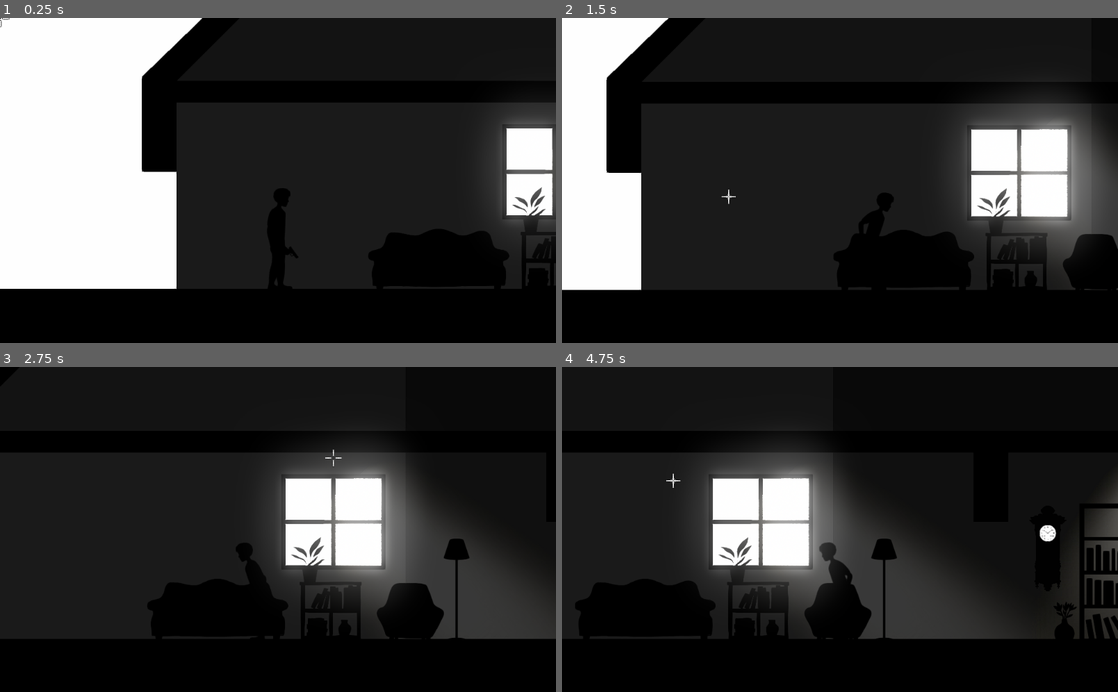
Above: before the commit, frames 1-4 (two rows, left to right).
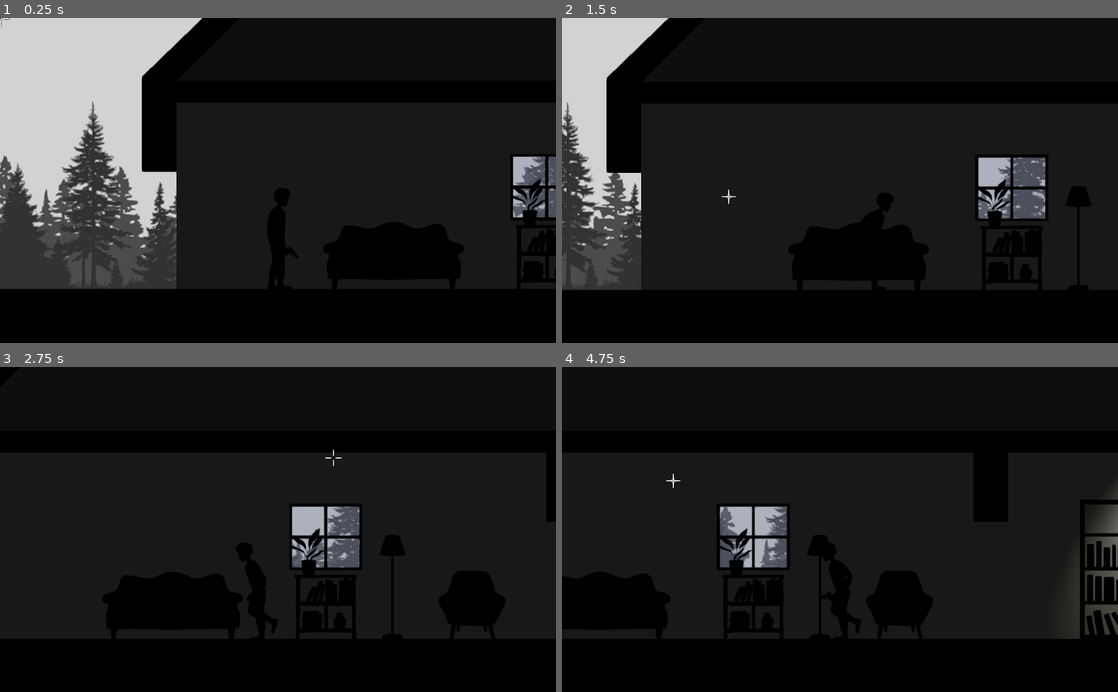
Above: after the commit, the same moments.

Repository: endcrs/COMA
Game: Godot game, scene res://levels/level1/level1.tscn
The game is run twice, just before and just after one commit, with the same random seed, the same clock (stepped at 60 frames per second) and the same inputs.
Inputs (mouse positions are in pixels of both pictures, inside the frame that each line leads up to):
- Up to frame 1 (0.25 s): no input
- Up to frame 2 (1.5 s): move the mouse to (962, 164) at 0.52 s; hold Right (ui_right) from 0.53 s (still down); move the mouse to (728, 196) at 1.27 s
- Up to frame 3 (2.75 s): move the mouse to (333, 458) at 2.02 s; release Right (ui_right) at 2.03 s; hold Left (ui_left) from 2.03 s (still down)
- Up to frame 4 (4.75 s): move the mouse to (812, 594) at 2.77 s; release Left (ui_left) at 2.78 s; hold Right (ui_right) 2.78-4.28 s; move the mouse to (1006, 578) at 3.52 s; move the mouse to (673, 480) at 4.27 s; hold Left (ui_left) from 4.28 s (still down)

The runs differ from the first frame. In frame 1, 30% of the frame differs, in the area x 0-100%, y 0-84%; in frame 2, 23%; in frame 3, 17%; in frame 4, 17%.

Commit message:
Background scenary level 1

Diff:
--- a/GAME/levels/level1/level1.tscn
+++ b/GAME/levels/level1/level1.tscn
@@ -7,6 +7,7 @@
 [ext_resource path="res://light/sprite/light square.jpg" type="Texture" id=5]
 [ext_resource path="res://images/cursor/cursor.tscn" type="PackedScene" id=6]
 [ext_resource path="res://objects/window/window.tscn" type="PackedScene" id=7]
+[ext_resource path="res://levels/level1/sprites/5.png" type="Texture" id=8]
 
 [sub_resource type="RectangleShape2D" id=1]
 extents = Vector2( 3296, 44 )
@@ -26,9 +27,9 @@
 [node name="InsideWall" type="Polygon2D" parent="."]
 position = Vector2( -174, -594 )
 scale = Vector2( 2.56863, 2.14205 )
-color = Color( 0.0392157, 0.0392157, 0.0392157, 1 )
+color = Color( 0.0588235, 0.0588235, 0.0588235, 1 )
 texture_scale = Vector2( 0.314, 1.956 )
-polygon = PoolVector2Array( 491.313, 337.06, 491.313, 516.328, 1886.61, 516.328, 1886.61, 337.06, 1811.86, 247.427, 566.061, 247.427 )
+polygon = PoolVector2Array( 491.313, 337.06, 491.313, 516.328, 731.129, 516.328, 731.129, 400.551, 782.518, 400.551, 782.518, 456.572, 731.129, 456.572, 731.129, 516.328, 1654.58, 516.328, 1654.58, 396.816, 1704.41, 396.816, 1704.41, 452.837, 1654.58, 452.837, 1654.58, 516.328, 1886.61, 516.328, 1886.61, 337.06, 1811.86, 247.427, 566.061, 247.427 )
 
 [node name="Wall" type="Polygon2D" parent="."]
 position = Vector2( 768, 0 )
@@ -60,7 +61,7 @@
 position = Vector2( 768, 0 )
 
 [node name="Light2D3" type="Light2D" parent="Lights"]
-position = Vector2( 1764, 178 )
+position = Vector2( 1784, 178 )
 scale = Vector2( 1.11781, 0.4823 )
 texture = ExtResource( 3 )
 offset = Vector2( 0, 350 )
@@ -68,14 +69,6 @@
 __meta__ = {
 "_edit_lock_": true
 }
-
-[node name="Light2D" type="Light2D" parent="Lights"]
-position = Vector2( 304.616, 582.236 )
-rotation = -0.717413
-scale = Vector2( 1.28655, 1.56478 )
-texture = ExtResource( 3 )
-offset = Vector2( 616.097, 505.045 )
-energy = 2.0
 
 [node name="AmbientLight" type="Light2D" parent="Lights"]
 position = Vector2( 2112, 207.982 )
@@ -87,7 +80,7 @@
 shadow_enabled = true
 
 [node name="Light2D4" type="Light2D" parent="Lights"]
-position = Vector2( 2375, 173.168 )
+position = Vector2( 2439, 177 )
 scale = Vector2( 1.11781, 0.492783 )
 texture = ExtResource( 3 )
 offset = Vector2( 0, 350 )
@@ -96,24 +89,18 @@
 "_edit_lock_": true
 }
 
-[node name="Light2D2" type="Light2D" parent="Lights"]
-position = Vector2( 1233, 616 )
-rotation = -0.717413
-scale = Vector2( 1.28655, 1.56478 )
-texture = ExtResource( 3 )
-offset = Vector2( 616.097, 505.045 )
-energy = 2.0
-
 [node name="Objects" type="Node2D" parent="."]
 position = Vector2( 768, 0 )
 
 [node name="Window" parent="Objects" instance=ExtResource( 7 )]
+position = Vector2( 1002, 323 )
 
 [node name="Window2" parent="Objects" instance=ExtResource( 7 )]
-position = Vector2( 1048, 12 )
+position = Vector2( 3372, 316 )
 
 [node name="Curtain" type="Sprite" parent="Objects/Window2"]
-position = Vector2( 1020, 302 )
+visible = false
+position = Vector2( 0, 11 )
 scale = Vector2( 0.856188, 0.890323 )
 texture = ExtResource( 2 )
 region_enabled = true
@@ -121,31 +108,31 @@
 
 [node name="clock" type="Sprite" parent="Objects"]
 light_mask = 2
-position = Vector2( 1544, 344 )
+position = Vector2( 1952, 295 )
 scale = Vector2( 0.191915, 0.193939 )
 texture = ExtResource( 1 )
 region_enabled = true
 region_rect = Rect2( 1225.86, 224.811, 362.339, 824.713 )
 
+[node name="sofa" type="Sprite" parent="Objects"]
+modulate = Color( 0, 0, 0, 1 )
+position = Vector2( 720, 450 )
+scale = Vector2( 0.461221, 0.466085 )
+texture = ExtResource( 2 )
+region_enabled = true
+region_rect = Rect2( 1206, 65, 563, 268 )
+
 [node name="bookcase" type="Sprite" parent="Objects"]
 modulate = Color( 0, 0, 0, 1 )
-position = Vector2( 1706, 391 )
+position = Vector2( 1707, 384 )
 scale = Vector2( 0.449941, 0.454686 )
 texture = ExtResource( 2 )
 region_enabled = true
 region_rect = Rect2( 60, 49, 461, 569 )
 
-[node name="sofa" type="Sprite" parent="Objects/bookcase"]
-modulate = Color( 0, 0, 0, 1 )
-position = Vector2( -2006.93, 158.351 )
-scale = Vector2( 1.02507, 1.02507 )
-texture = ExtResource( 2 )
-region_enabled = true
-region_rect = Rect2( 1206, 65, 563, 268 )
-
 [node name="sofa2" type="Sprite" parent="Objects"]
 modulate = Color( 0, 0, 0, 1 )
-position = Vector2( 1158, 472 )
+position = Vector2( 1272, 449 )
 scale = Vector2( 0.427161, 0.431666 )
 texture = ExtResource( 2 )
 region_enabled = true
@@ -153,7 +140,7 @@
 
 [node name="balchony" type="Sprite" parent="Objects"]
 modulate = Color( 0, 0, 0, 1 )
-position = Vector2( 1011, 466 )
+position = Vector2( 1002, 453 )
 scale = Vector2( 0.312537, 0.315833 )
 texture = ExtResource( 2 )
 region_enabled = true
@@ -161,7 +148,7 @@
 
 [node name="lamp" type="Sprite" parent="Objects"]
 modulate = Color( 0, 0, 0, 1 )
-position = Vector2( 1243, 425 )
+position = Vector2( 1125, 418 )
 scale = Vector2( 0.449941, 0.454686 )
 texture = ExtResource( 2 )
 region_enabled = true
@@ -169,7 +156,7 @@
 
 [node name="flower" type="Sprite" parent="Objects"]
 modulate = Color( 0, 0, 0, 1 )
-position = Vector2( 1576, 482 )
+position = Vector2( 1880, 474 )
 scale = Vector2( 0.449941, 0.454686 )
 texture = ExtResource( 2 )
 region_enabled = true
@@ -177,7 +164,7 @@
 
 [node name="plant" type="Sprite" parent="Objects"]
 modulate = Color( 0, 0, 0, 1 )
-position = Vector2( 969, 368 )
+position = Vector2( 967, 352 )
 scale = Vector2( 0.449941, 0.454686 )
 texture = ExtResource( 2 )
 region_enabled = true
@@ -202,17 +189,38 @@
 [node name="Position2D2" type="Position2D" parent="."]
 position = Vector2( 5696, 512 )
 
-[node name="ParallaxBackground" type="ParallaxBackground" parent="."]
-
-[node name="ParallaxLayer" type="ParallaxLayer" parent="ParallaxBackground"]
-motion_mirroring = Vector2( 1645, 0 )
-
-[node name="background" type="Sprite" parent="ParallaxBackground/ParallaxLayer"]
+[node name="ParallaxBackground2" type="ParallaxBackground" parent="."]
+
+[node name="ParallaxLayer2" type="ParallaxLayer" parent="ParallaxBackground2"]
+
+[node name="background" type="Sprite" parent="ParallaxBackground2/ParallaxLayer2"]
+modulate = Color( 0.827451, 0.827451, 0.827451, 1 )
 position = Vector2( 5, -375 )
+scale = Vector2( 3.69301, 0.997807 )
 texture = ExtResource( 5 )
 centered = false
 
-[node name="Light2D" type="Light2D" parent="ParallaxBackground/ParallaxLayer/background"]
-position = Vector2( 956, 533.5 )
-scale = Vector2( 1.16231, 1.16996 )
-texture = ExtResource( 5 )
+[node name="ParallaxLayer" type="ParallaxLayer" parent="ParallaxBackground2"]
+motion_scale = Vector2( 0.7, 1 )
+motion_mirroring = Vector2( 750, 0 )
+
+[node name="Sprite" type="Sprite" parent="ParallaxBackground2/ParallaxLayer"]
+position = Vector2( 0, 253 )
+texture = ExtResource( 8 )
+centered = false
+region_enabled = true
+region_rect = Rect2( 135, 196, 768, 260 )
+
+[node name="ParallaxBackground" type="ParallaxBackground" parent="."]
+
+[node name="ParallaxLayer" type="ParallaxLayer" parent="ParallaxBackground"]
+motion_scale = Vector2( 0.9, 1 )
+motion_mirroring = Vector2( 850, 0 )
+
+[node name="Sprite" type="Sprite" parent="ParallaxBackground/ParallaxLayer"]
+modulate = Color( 0.666667, 0.662745, 0.662745, 1 )
+position = Vector2( 0, 146 )
+texture = ExtResource( 8 )
+centered = false
+region_enabled = true
+region_rect = Rect2( 77, 600, 883, 373 )
--- a/GAME/objects/window/window.tscn
+++ b/GAME/objects/window/window.tscn
@@ -1,16 +1,20 @@
 [gd_scene format=2]
 
 [node name="Window" type="Node2D"]
+scale = Vector2( 0.7, 0.7 )
 
 [node name="Polygon2D" type="Polygon2D" parent="."]
-position = Vector2( 152, 0 )
-color = Color( 0.745098, 0.745098, 0.745098, 1 )
+modulate = Color( 1, 1, 1, 0.392157 )
+position = Vector2( -864, -295 )
+color = Color( 0.278431, 0.301961, 0.376471, 1 )
 polygon = PoolVector2Array( 768, 208, 768, 384, 960, 384, 960, 334.088, 960, 208 )
 
 [node name="Polygon2D3" type="Polygon2D" parent="."]
+position = Vector2( -1016, -295 )
 color = Color( 0, 0, 0, 1 )
 polygon = PoolVector2Array( 1012, 216, 1012, 292, 928, 292, 928, 300, 1012, 300, 1012, 376, 1020, 376, 1020, 300, 1104, 300, 1104, 292, 1020, 292, 1020, 216 )
 
 [node name="Polygon2D2" type="Polygon2D" parent="."]
+position = Vector2( -1016, -295 )
 color = Color( 0, 0, 0, 1 )
 polygon = PoolVector2Array( 920, 208, 920, 384, 1112, 384, 1112, 208, 920, 208, 928, 216, 1104, 216, 1104, 376, 928, 376, 928, 216 )
--- a/GAME/player/scripts/character_base.gd
+++ b/GAME/player/scripts/character_base.gd
@@ -50,27 +50,34 @@
 	look.look_at(get_global_mouse_position())
 	_move_and_slide()
 
+# APLICAR GRAVIDADE
 func _apply_gravity(delta: float) -> void:
 	motion.y += GRAVITY * delta
 
+# MOVIMENTAÇÃO
 func _move_and_slide() -> void:
 	motion = move_and_slide(motion, UP)
 
+# RETORNA OS INPUTS DE MOVIMENTO
 func _get_input_axis() -> int:
 	var input = Vector2.ZERO
 
 	input.x = Input.get_action_strength("ui_right") - Input.get_action_strength("ui_left")
 	return input.x
 
+# APLICA PARAMETROS DE ANIMAÇÃO
 func _set_animation_tree_parameters(parameters: String, duration: float, delta: float):
 	animationTree.set(parameters, lerp(animationTree.get(parameters), duration, ACCELERATION_BLEND_ANIMATION * delta))
 
+# VIAJA ENTRE OS ESTADOS DO ANIMATION TREE
 func _travel_animation_state_parameters(state: String):
 	animationState.travel(state)
 
+# APLICA DESASELERAÇÃO DO MOVIMENTO
 func _apply_friction(delta: float) -> void:
 	motion.x = move_toward(motion.x, 0, FRICTION * delta)
 
+# APLICA ACELERAÇÃO NO MOVIMENTO
 func _apply_acceleration(amount: int, delta: float) -> void:
 	motion.x = move_toward(motion.x, MAXSPEED * amount, ACCELERATION * delta)
 
@@ -79,12 +86,14 @@
 	else:
 		MAXSPEED = 300
 
+# APLICA A MIRA DO PERSONAGEM COM O MOUSE
 func _aim_mouse(pos: Vector2):
 	_set_flip_aim(pos.x < self.global_position.x)
 	nodeArms.rotation += nodeArms.get_local_mouse_position().angle() + .6 * 0.30
 	neck.rotation += neck.get_local_mouse_position().angle() - 92 * 0.15
 	back.rotation += back.get_local_mouse_position().angle() * 0.10
 
+# TIRO
 func _shoot():
 	if can_fire:
 		animationTree.set("parameters/Aim/OneShot/active", true)
@@ -99,6 +108,7 @@
 		yield(get_tree().create_timer(fire_rate), "timeout")
 		can_fire = true
 
+# INVERTE A MIRA
 func _set_flip_aim(value: bool):
 	match value:
 		true:
@@ -110,6 +120,7 @@
 	if _get_input_axis() != 0:
 		nodePlayer.scale.x = _get_input_axis()
 
+# A ANIMAÇÃO DAS PERNAS PRECISA FUNCIONAR SEPARADAMENTE
 func _animate_legs(parameters: String, delta: float):
 	var is_forward: bool = (
 		(nodePlayer.scale.x == 1 and motion.x > 0) or (nodePlayer.scale.x == -1 and motion.x < 0)
@@ -118,6 +129,7 @@
 		true: _set_animation_tree_parameters(parameters, 1, delta)
 		false: _set_animation_tree_parameters(parameters, -1, delta)
 
+# FUNÇÃO PARA ALTERAR OS ESTADOS
 func _enter_state(new_state) -> void:
 	if state != new_state:
 		state = new_state
--- a/GAME/player/scripts/player.gd
+++ b/GAME/player/scripts/player.gd
@@ -9,6 +9,7 @@
 		StateMachine.JUMP: _state_jump(delta)
 		StateMachine.FALL: _state_fall(delta)
 
+### FUNÇÕES DOS ESTADOS DO PLAYER ###
 func _state_idle(delta: float) -> void:
 	_travel_animation_state_parameters("Move")
 	_set_animation_tree_parameters("parameters/Move/IsOnFloor/blend_amount", true, delta)
Not shown: 1 places in GAME/levels/level1/level1.tscn that only renumber resources
Binary file added: GAME/levels/level1/sprites/wood normal map.jpg
Not shown, added: GAME/levels/level1/sprites/wood normal map.jpg.import
Not shown, added: GAME/levels/level1/sprites/wood normal map.avif
